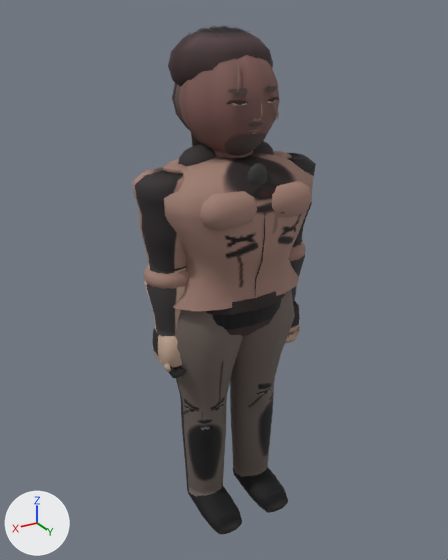
The glTF model assets/models/bison_a.glb as it was, and as the next commit left it.
Both versions are drawn from a 50 mm lens placed at (1.167, 1.909, 1.974), pointed at (0.004, -0.03, 1.004). Arrows for +X, +Y and +Z are at lower left; the lights stay in place. The first picture is the older version. Vertices at exactly the same position are counted once.

Objects in the first picture: 'Body'.
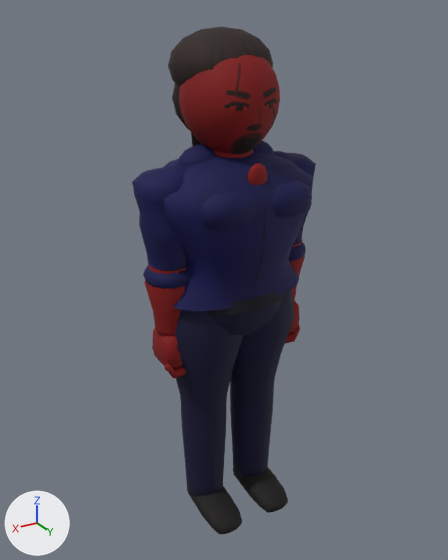
Where the change shows, as pixel boxes [x1, y1, x2, y2] in the pictures (448 x 560 px; the box of a moved part takes in the faces that stretch with it):
'Body', reshaped: before [132, 26, 316, 534]; after [132, 27, 316, 534]
part 1 of me_mesh_0, deleted: before [226, 63, 279, 139]
part 2 of me_mesh_0, moved or reshaped: before [179, 26, 280, 156]; after [179, 55, 280, 154]
part 3 of me_mesh_0, recoloured (darker): [132, 27, 316, 532] in both

The change, as a diff of the scene's bpy script:
```diff
--- a/assets/models/bison_a.glb.py
+++ b/assets/models/bison_a.glb.py
@@ me_mesh_0 @@
 # used by ob_body; location = (0.0, 0.0, 0.0)
-me_mesh_0.from_pydata(...)  # 4627 vertices, 8350 faces; spans x -0.37..0.37, y -0.25..0.25, z -0.03..1.94
+me_mesh_0.from_pydata(...)  # 3586 vertices, 6744 faces; spans x -0.37..0.37, y -0.25..0.25, z -0.03..1.93
+# me_mesh_0 part 1: 19 loose pieces with 817 vertices, spanning x -0.12..0.1, y 0.13..0.18, z 1.59..1.83, are deleted
+# me_mesh_0 part 2: 49 vertices moved from x -0.13..0.12, y -0.14..0.17, z 1.5..1.74 to x -0.09..0.09, y -0.11..0.17, z 1.5..1.74; 497 vertices removed from x -0.17..0.17, y -0.23..0.17, z 1.5..1.94; 273 vertices added at x -0.17..0.18, y -0.17..0.17, z 1.49..1.88
+# me_mesh_0 part 3: 6177 kept faces spanning x -0.37..0.37, y -0.25..0.25, z -0.03..1.93 get new vertex colours
 me_mesh_0.materials.append(mat_material_0)
```
